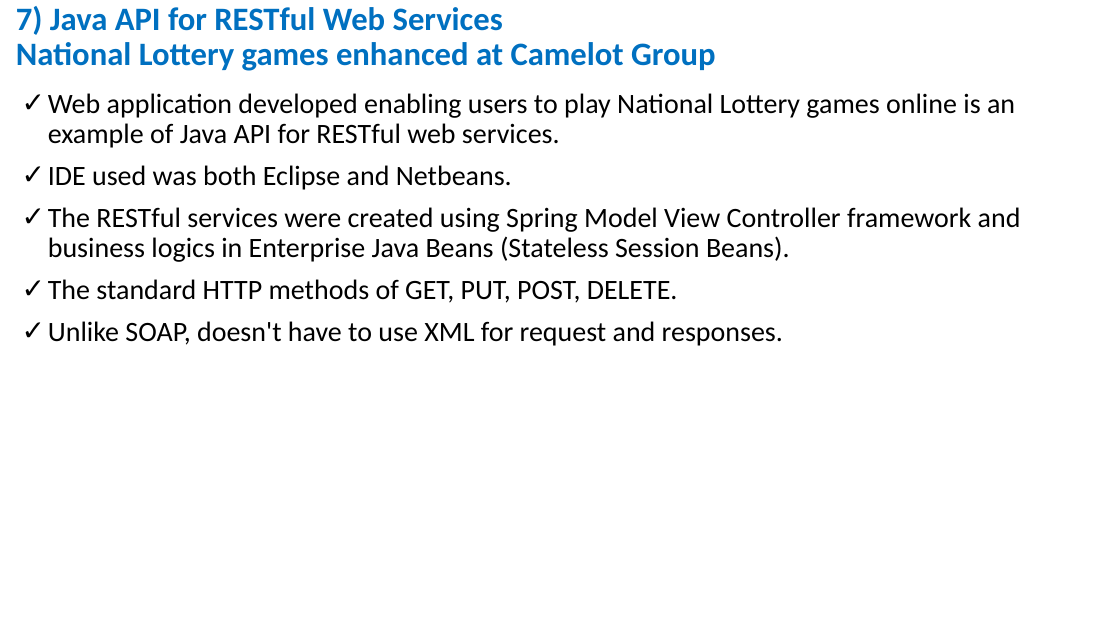
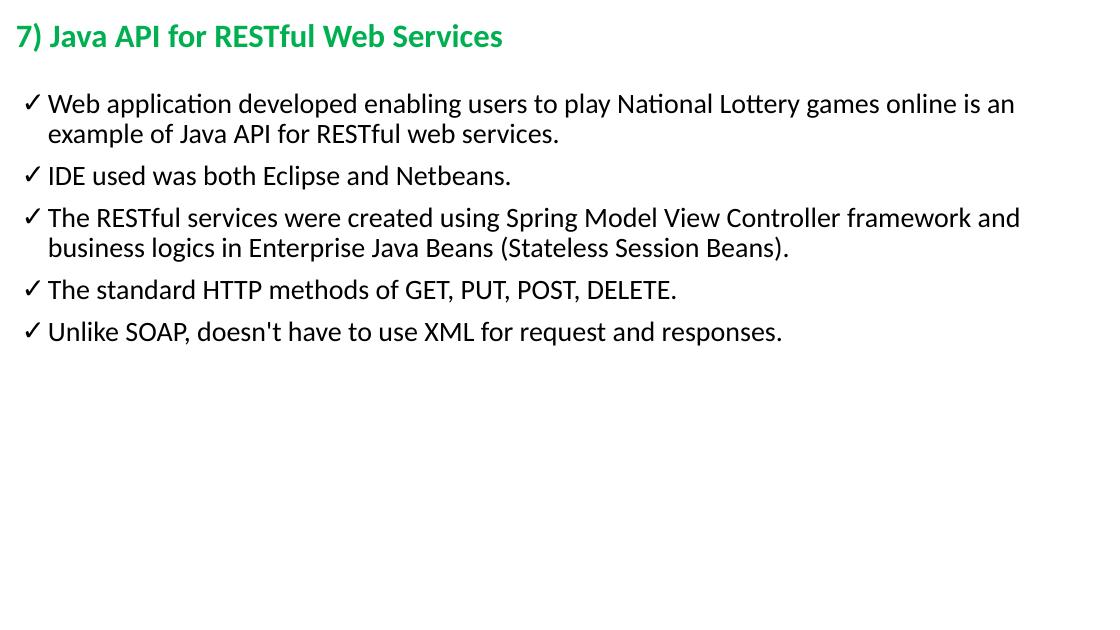
Before and after one commit to RaghavanKasthuri/User-Experience-UX-, a slide deck: slide 8 of SOA Web Service Calls From UX Screens.pptx. Drawn at 1120x630 pixels with LibreOffice and Linux fonts; fonts in the diff are those of the drawing. Boxes give left, top, right and bottom in pixels: in the first picture for what was removed or moved away, otherwise in the second. Text is boxed around its words. In the diff, an @@ line names an element or a change of style, - is before the commit and + after.

```diff
--- a/SOA Web Service Calls From UX Screens.pptx
+++ b/SOA Web Service Calls From UX Screens.pptx
@@ text "7) Java API for RESTful ..." at [16, 23, 503, 52]: text colour #0070C0 to #00B050 @@
@@ text at [16, 42, 716, 71]: paragraph removed @@
-National Lottery games enhanced at Camelot Group
```
Also in this commit, not shown: 7 other slides changed, 1 other file.
